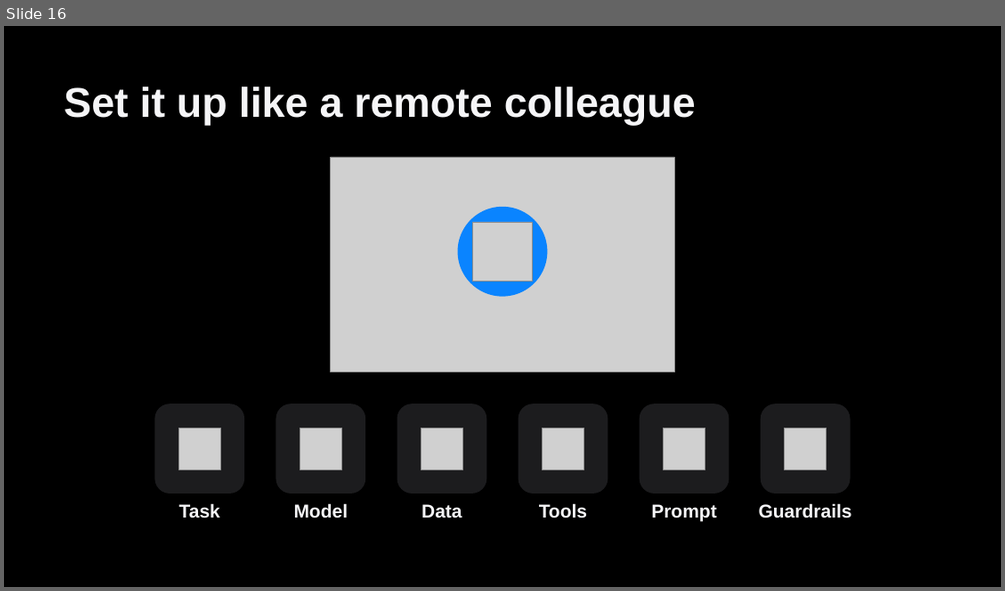
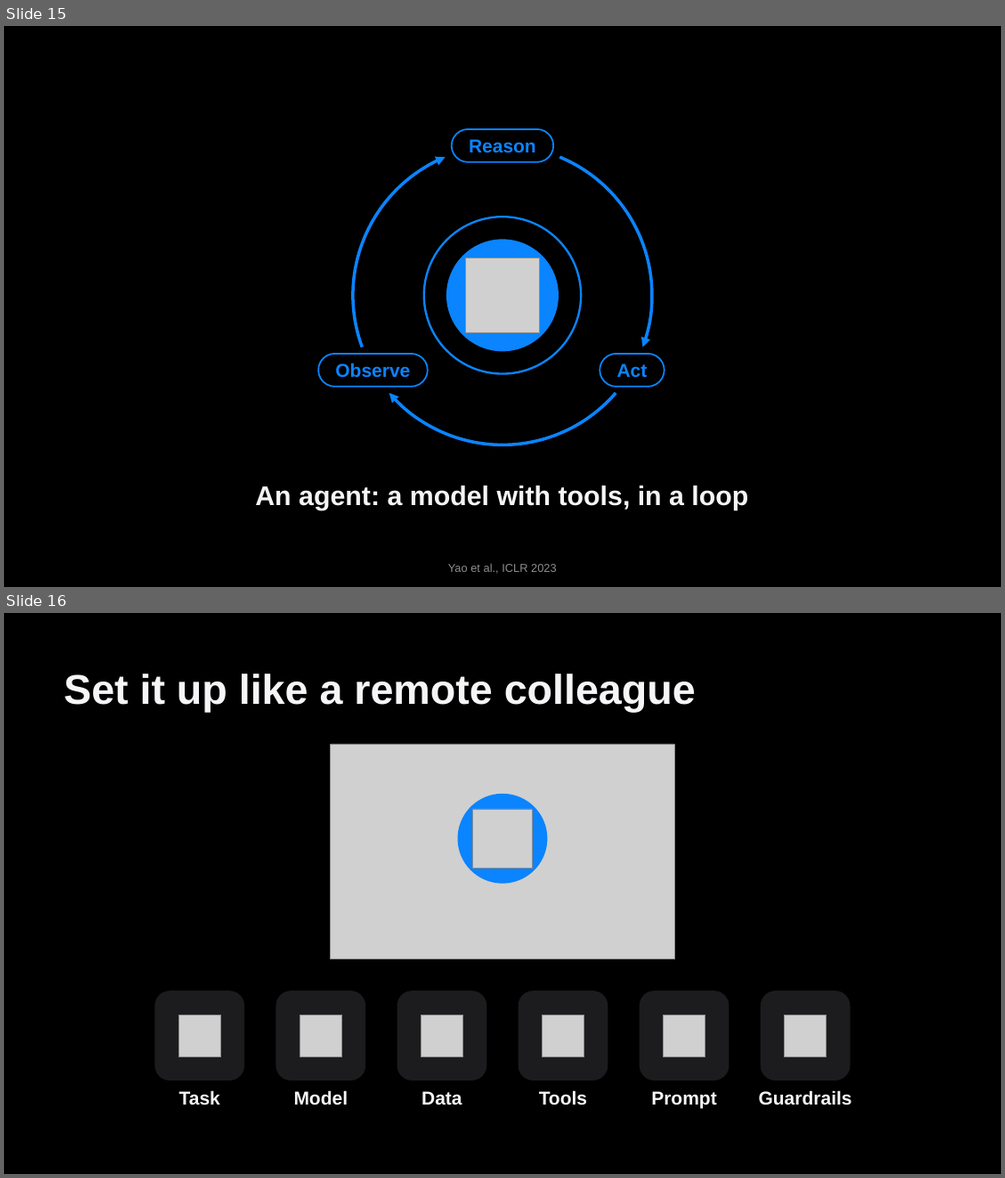
Before and after one commit to brunombatinica/qcor-2026, a slide deck: pptx/qcor-bruno-agents.pptx. Shown one above the other, each under a label of ours: slide 16 before the commit, slides 15 and 16 after it. The pictures are 1005x591 and 1005x1178 pixels, drawn with LibreOffice and Linux fonts; fonts in the diff are those of the drawing; grey boxes stand for pictures. Boxes give left, top, right and bottom in pixels: in the first picture for what was removed or moved away, otherwise in the second. Text is boxed around its words. In the diff, an @@ line names an element or a change of style, - is before the commit and + after.

```diff
--- a/pptx/qcor-bruno-agents.pptx
+++ b/pptx/qcor-bruno-agents.pptx
@@ slide 15 added at [4, 26, 1001, 587], background #000000 @@
@@ rounded rectangle added at [452, 129, 554, 162], fill #000000, outline #0A84FF 1.5 pt, 18 pt, text #0A84FF, bold @@
+Reason
@@ arc (boxed as its full ellipse) added at [353, 145, 652, 445], outline #0A84FF 3 pt @@
@@ arc (boxed as its full ellipse) added at [353, 145, 652, 445], outline #0A84FF 3 pt @@
@@ arc (boxed as its full ellipse) added at [353, 145, 652, 445], outline #0A84FF 3 pt @@
@@ ellipse added at [424, 216, 582, 374], outline #0A84FF 2 pt @@
@@ ellipse added at [446, 239, 558, 351], fill #0A84FF @@
@@ picture added at [465, 257, 540, 332] @@
@@ rounded rectangle added at [318, 354, 428, 386], fill #000000, outline #0A84FF 1.5 pt, 18 pt, text #0A84FF, bold @@
+Observe
@@ rounded rectangle added at [600, 354, 664, 386], fill #000000, outline #0A84FF 1.5 pt, 18 pt, text #0A84FF, bold @@
+Act
@@ text added at [255, 485, 748, 510], 26 pt, text #F5F5F7, bold @@
+An agent: a model with tools, in a loop
@@ text added at [448, 564, 557, 573], 11 pt, text #8E8E93 @@
+Yao et al., ICLR 2023
```
Also in this commit, not shown: 15 slides changed, 5 other slides added, 3 slides removed, 5 other files.
